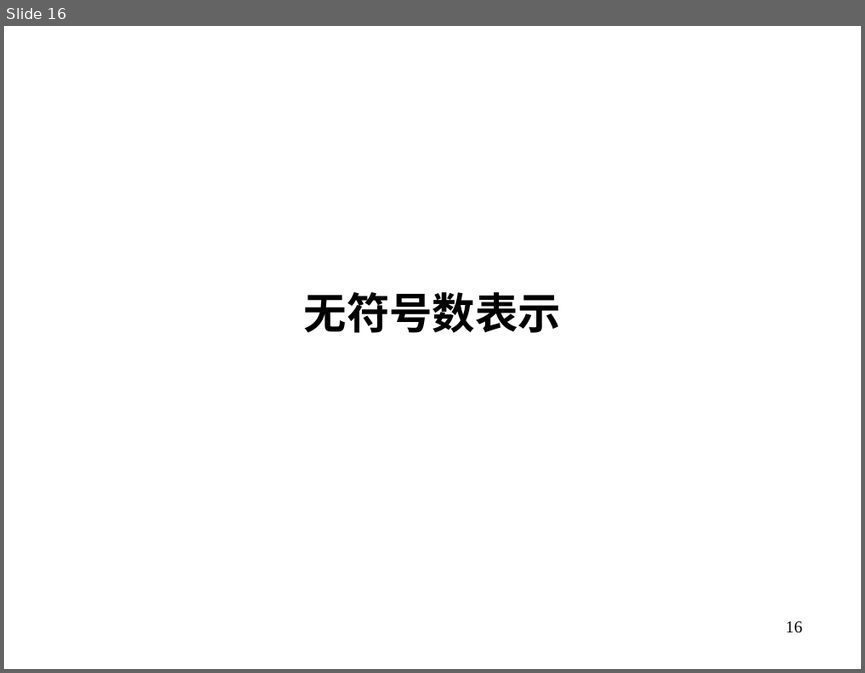
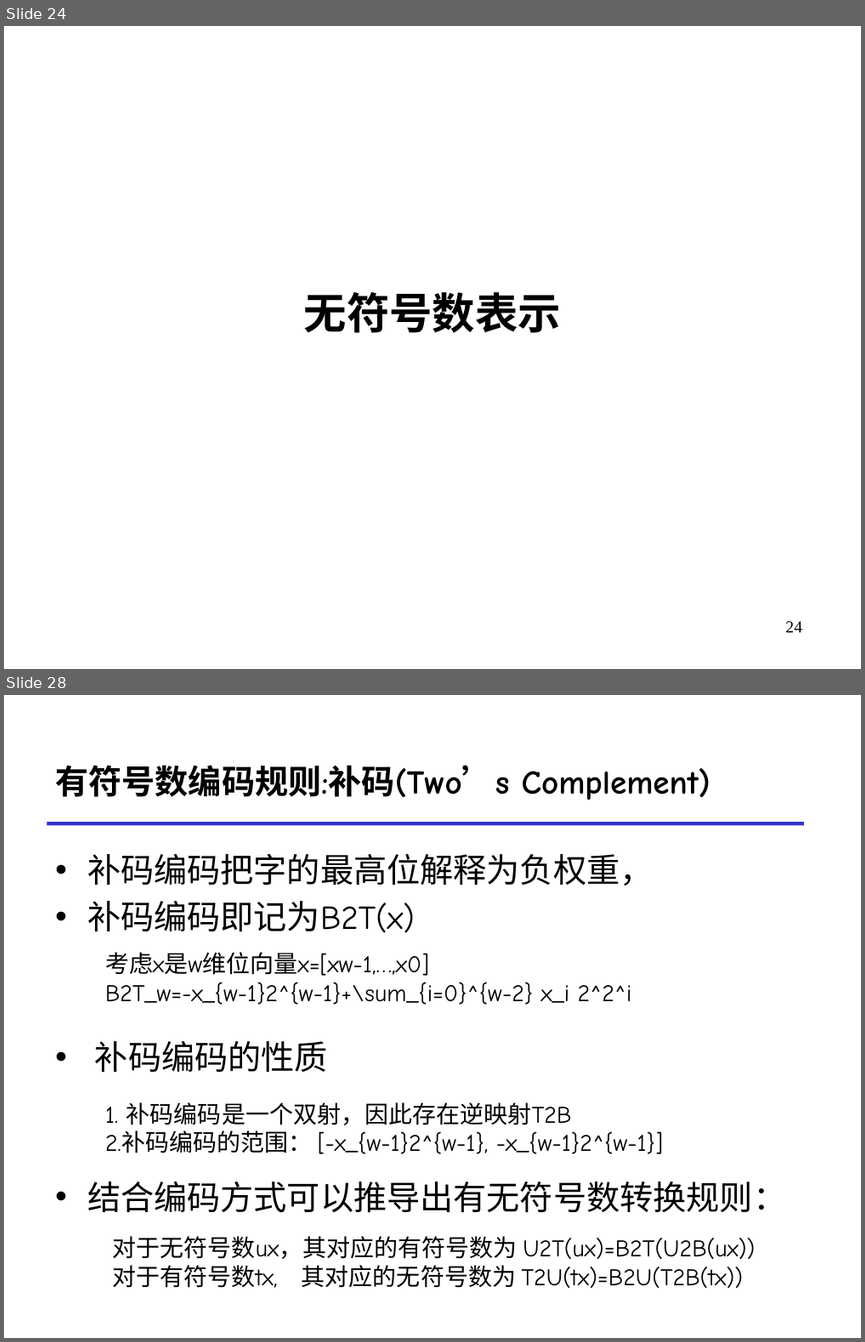
Before and after one commit to RUCICS/ICS1-2024-Preparation, a slide deck: 数的表示MoocDemo.pptx. Shown one above the other, each under a label of ours: slide 16 before the commit, slides 24 and 28 after it; the slides between them are not shown. The pictures are 865x673 and 865x1342 pixels, drawn with LibreOffice and Linux fonts; fonts in the diff are those of the drawing. Boxes give left, top, right and bottom in pixels: in the first picture for what was removed or moved away, otherwise in the second. Text is boxed around its words. In the diff, an @@ line names an element or a change of style, - is before the commit and + after.

```diff
--- a/数的表示MoocDemo.pptx
+++ b/数的表示MoocDemo.pptx
@@ slide 28 added at [4,695,861,1338], background #FFFFFF @@
@@ title added at [55,765,710,800], 28 pt, text #000000, bold @@
+有符号数编码规则:补码(Two’s Complement)
@@ line added from (46, 823) to (803, 823), #3333CC 3 pt @@
@@ text added at [87,854,786,1212], 28 pt, text #000000 @@
+• 补码编码把字的最高位解释为负权重，
+• 补码编码即记为B2T(x)
+• 补码编码的性质
+• 结合编码方式可以推导出有无符号数转换规则：
@@ text added at [105,952,632,1004], 20 pt, text #000000 @@
+考虑x是w维位向量x=[xw-1,…,x0]
+B2T_w=-x_{w-1}2^{w-1}+\sum_{i=0}^{w-2} x_i 2^2^i
@@ text added at [105,1102,663,1154], 20 pt, text #000000 @@
+1. 补码编码是一个双射，因此存在逆映射T2B
+2.补码编码的范围： [-x_{w-1}2^{w-1}, -x_{w-1}2^{w-1}]
@@ text added at [112,1236,755,1287], 20 pt, text #000000 @@
+对于无符号数ux，其对应的有符号数为 U2T(ux)=B2T(U2B(ux))
+对于有符号数tx, 其对应的无符号数为 T2U(tx)=B2U(T2B(tx))
@@ what was slide 16 is now slide 24 @@
@@ page number at [785,621,802,632]: text changed @@
-16
+24
```
Also in this commit, not shown: 5 slides changed, 35 other slides added.
